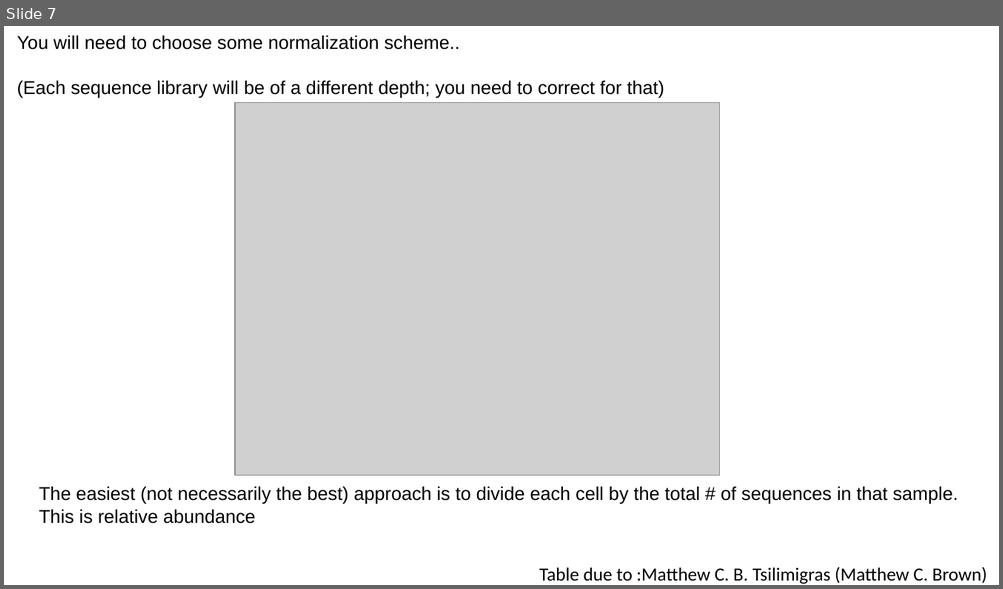
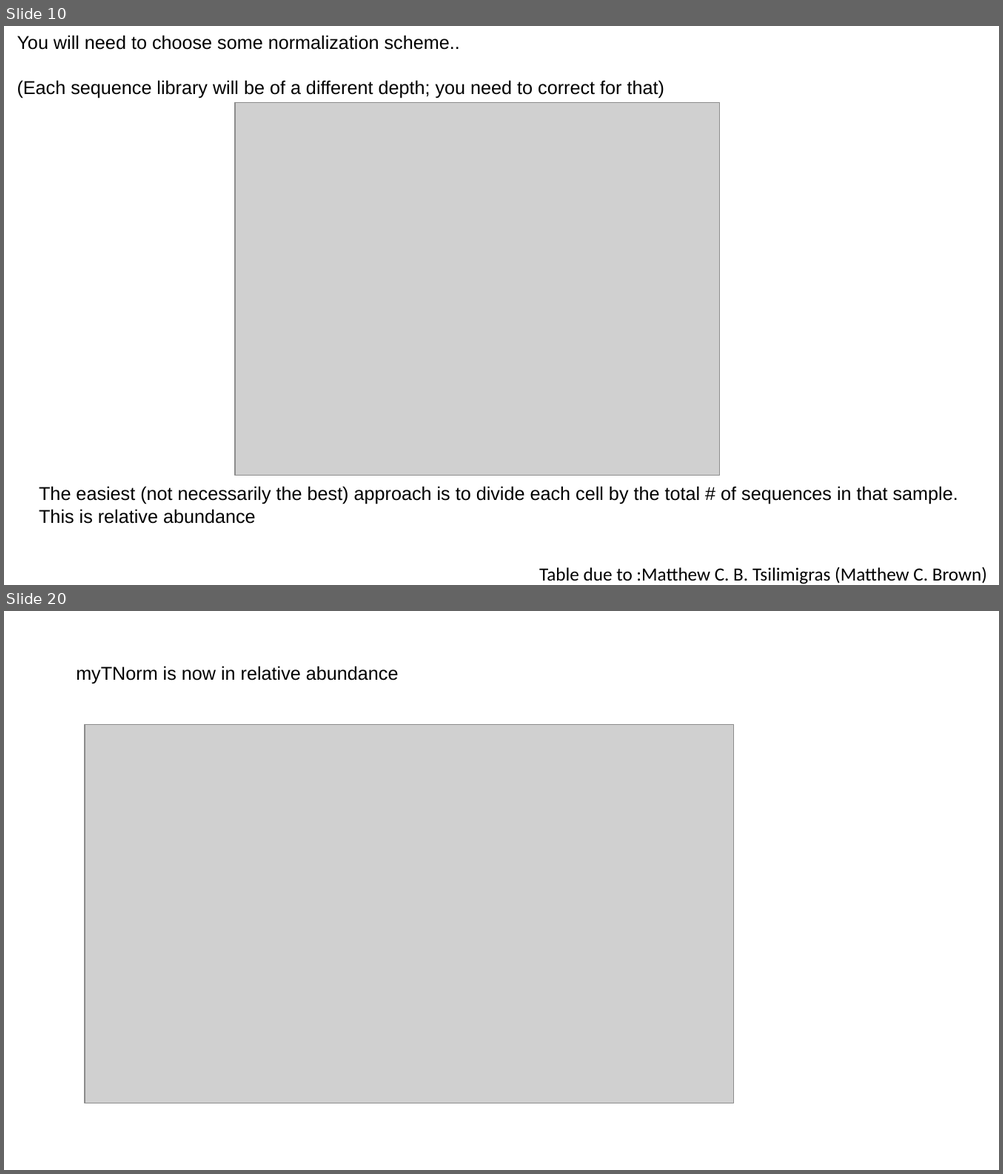
Before and after one commit to afodor/afodor.github.io, a slide deck: classes/ChapelHill2018/ch.pptx. Shown one above the other, each under a label of ours: slide 7 before the commit, slides 10 and 20 after it; the slides between them are not shown. The pictures are 1003x589 and 1003x1174 pixels, drawn with LibreOffice and Linux fonts; fonts in the diff are those of the drawing; grey boxes stand for pictures. Boxes give left, top, right and bottom in pixels: in the first picture for what was removed or moved away, otherwise in the second. Text is boxed around its words. In the diff, an @@ line names an element or a change of style, - is before the commit and + after.

```diff
--- a/classes/ChapelHill2018/ch.pptx
+++ b/classes/ChapelHill2018/ch.pptx
@@ slide 20 added at box(4, 611, 999, 1170), background #FFFFFF @@
@@ text added at box(76, 666, 398, 684), 18 pt, text #000000 @@
+myTNorm is now in relative abundance
@@ picture added at box(85, 724, 734, 1103) @@
@@ what was slide 7 is now slide 10 @@
```
Also in this commit, not shown: 1 slide changed, 14 other slides added.
